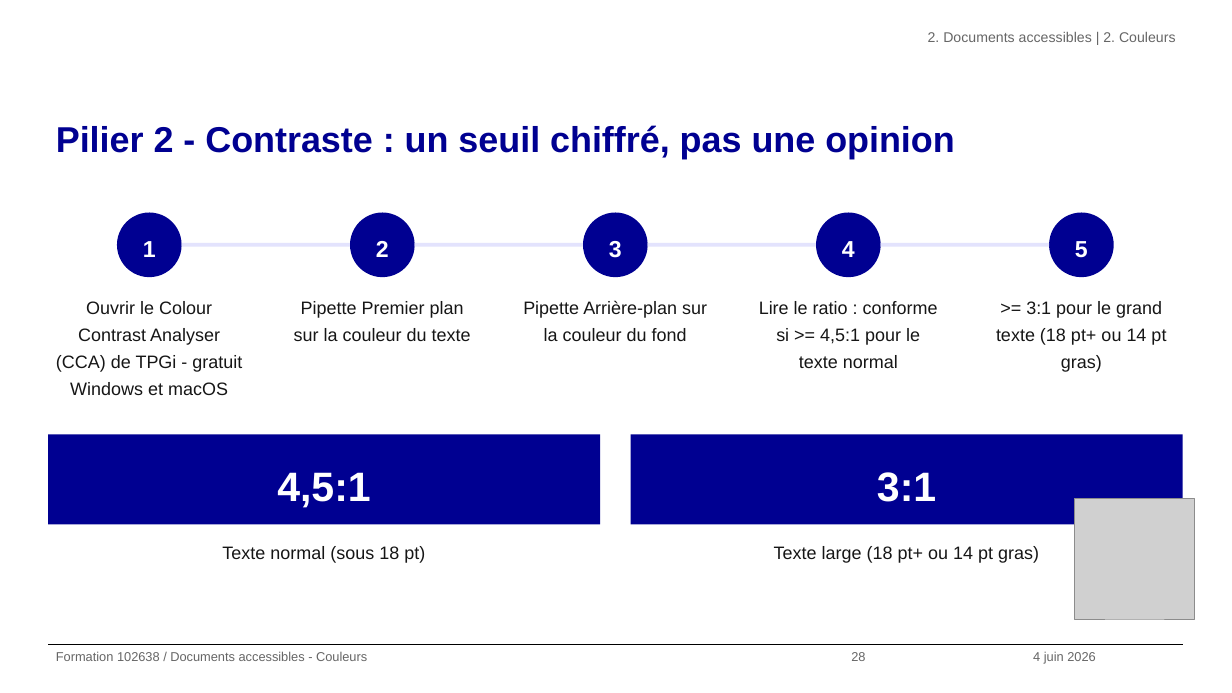
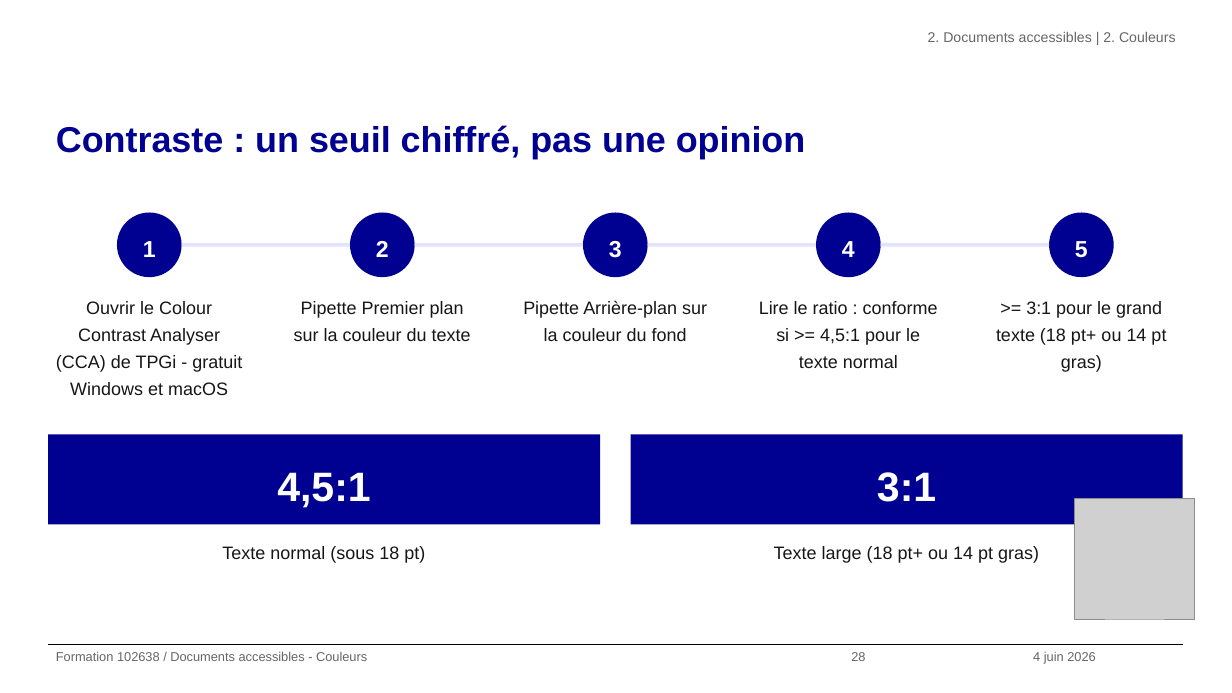
Before and after one commit to alexandra-guiderdoni/usine-fabrication-igpde-102846-ay11, a slide deck: slide 28 of formation-102638-juin-2026.pptx. Drawn at 1232x693 pixels with LibreOffice and Linux fonts; fonts in the diff are those of the drawing; grey boxes stand for pictures; background and template pictures are left out. Boxes give left, top, right and bottom in pixels: in the first picture for what was removed or moved away, otherwise in the second. Text is boxed around its words. In the diff, an @@ line names an element or a change of style, - is before the commit and + after.

Commit message:
refactor: remplacer pilier par theme dans toutes les slides

```diff
--- a/formation-102638-juin-2026.pptx
+++ b/formation-102638-juin-2026.pptx
@@ title at (x1=56, y1=125, x2=805, y2=159): text changed @@
-Pilier 2 - Contraste : un seuil chiffré, pas une opinion
+Contraste : un seuil chiffré, pas une opinion
```
Also in this commit, not shown: 15 other slides changed, 20 other files.
